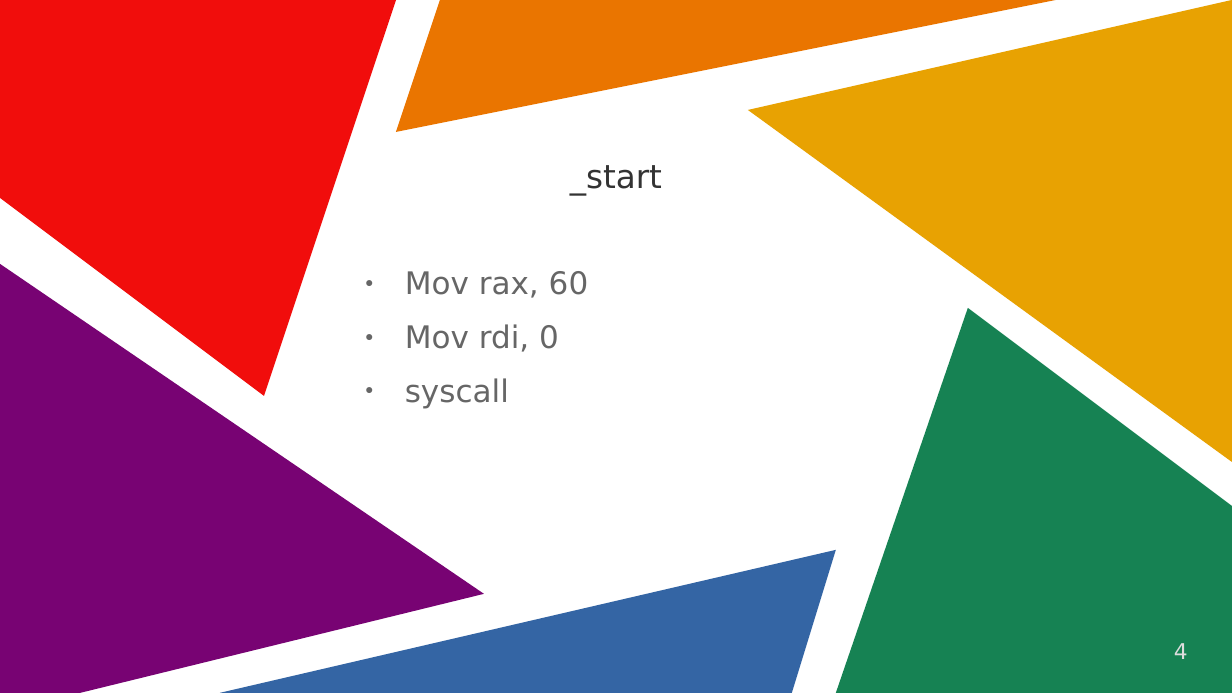
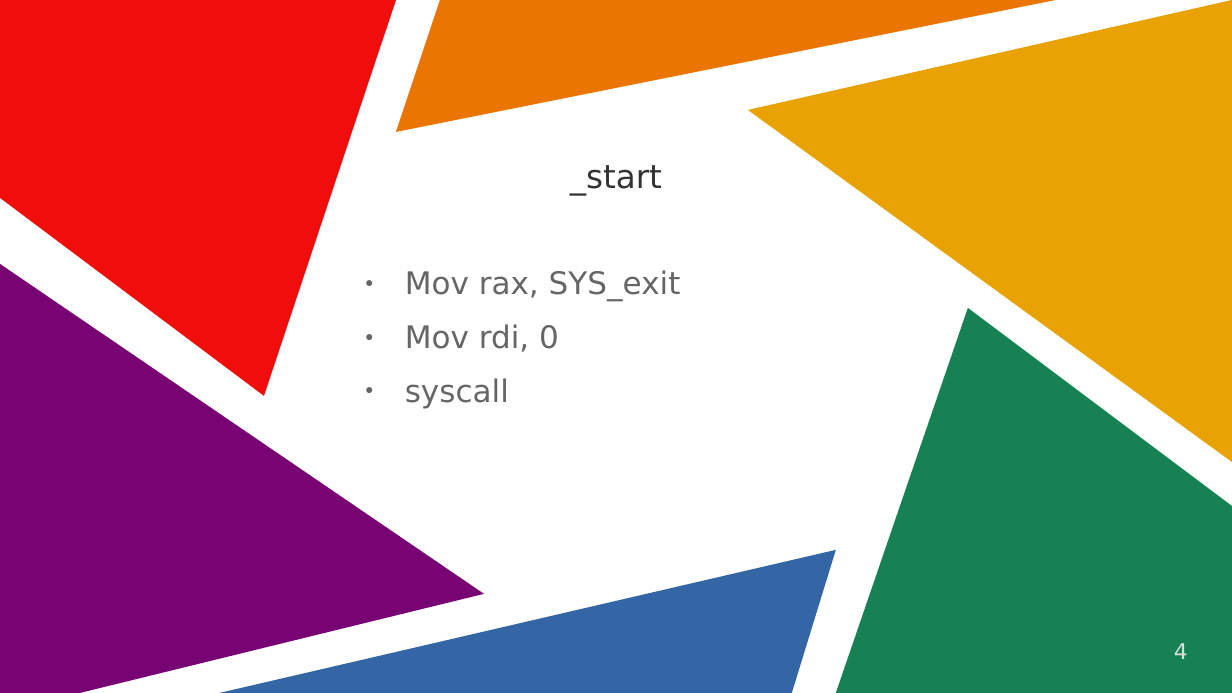
Before and after one commit to RobertBendun/prasm, a slide deck: slide 4 of hello_world.odp. Drawn at 1232x693 pixels with LibreOffice and Linux fonts; fonts in the diff are those of the drawing. Boxes give left, top, right and bottom in pixels: in the first picture for what was removed or moved away, otherwise in the second. Text is boxed around its words. In the diff, an @@ line names an element or a change of style, - is before the commit and + after.

```diff
--- a/hello_world.odp
+++ b/hello_world.odp
@@ text at (405, 270, 681, 301): text changed @@
-● Mov rax, 60
+● Mov rax, SYS_exit
```
Also in this commit, not shown: 1 other slide changed, 2 other files.
